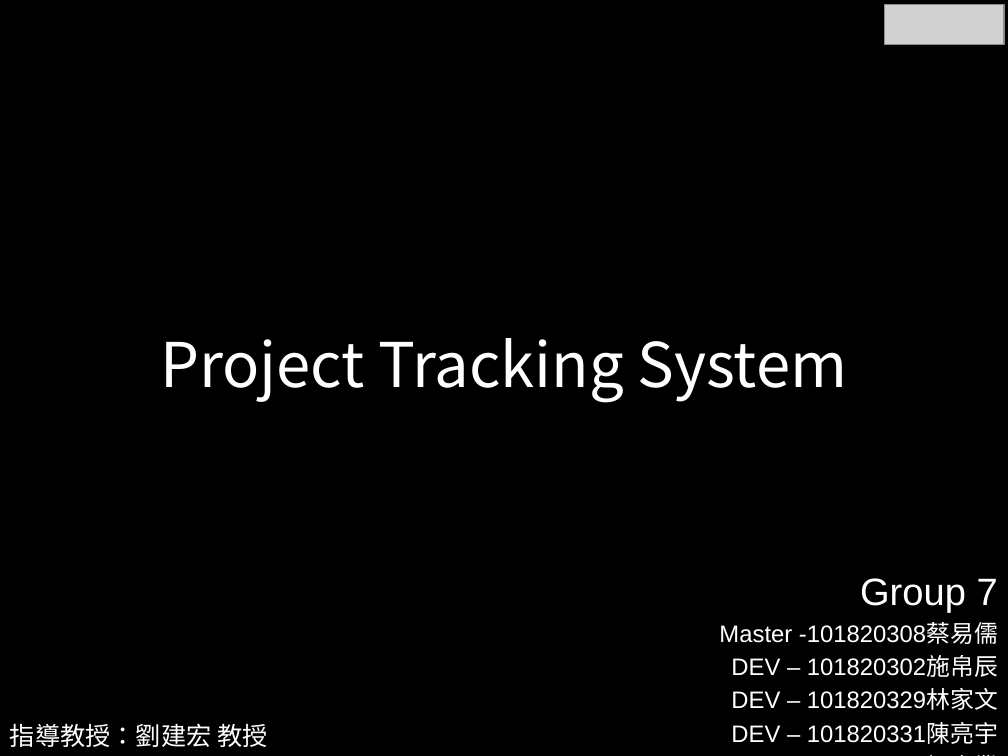
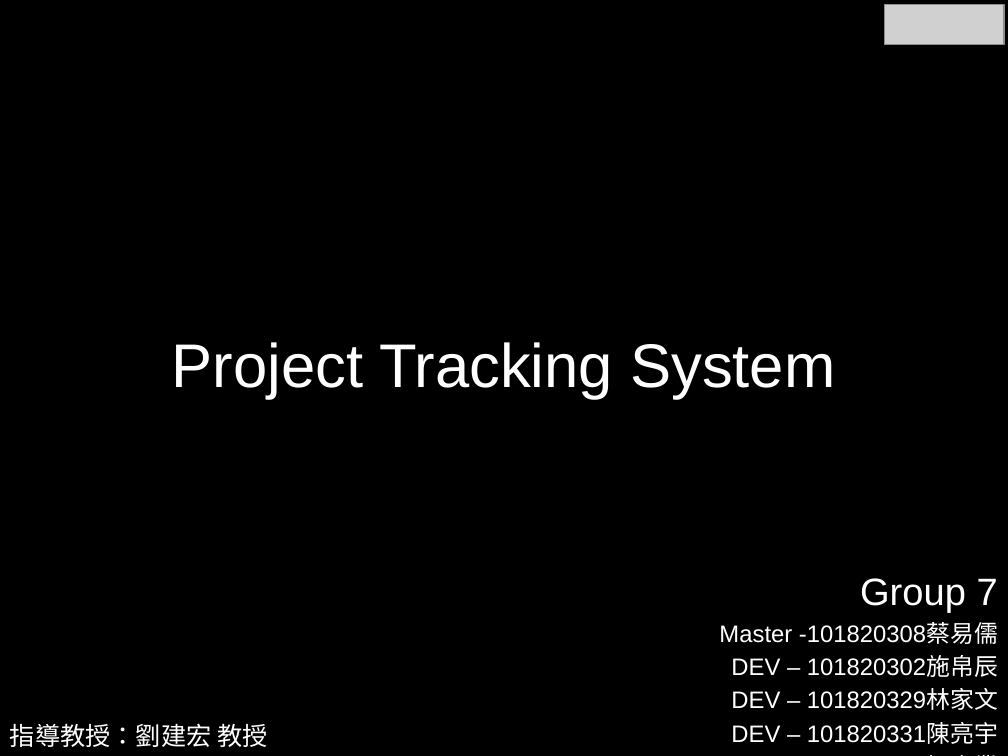
Before and after one commit to LutherTsaiTW/2015SoftwareEngineering, a slide deck: slide 1 of Phase03_Doc/Presentation/Final Presentations.pptx. Drawn at 1008x756 pixels with LibreOffice and Linux fonts; fonts in the diff are those of the drawing; grey boxes stand for pictures. Boxes give left, top, right and bottom in pixels: in the first picture for what was removed or moved away, otherwise in the second. Text is boxed around its words. In the diff, an @@ line names an element or a change of style, - is before the commit and + after.

Commit message:
finish final PPT

```diff
--- a/Phase03_Doc/Presentation/Final Presentations.pptx
+++ b/Phase03_Doc/Presentation/Final Presentations.pptx
@@ title "Project Tracking System" at [172, 342, 835, 398]: font Noto Sans CJK SC to Arial @@
```
Also in this commit, not shown: 8 slides added, 1 slide removed, 1 other file.
